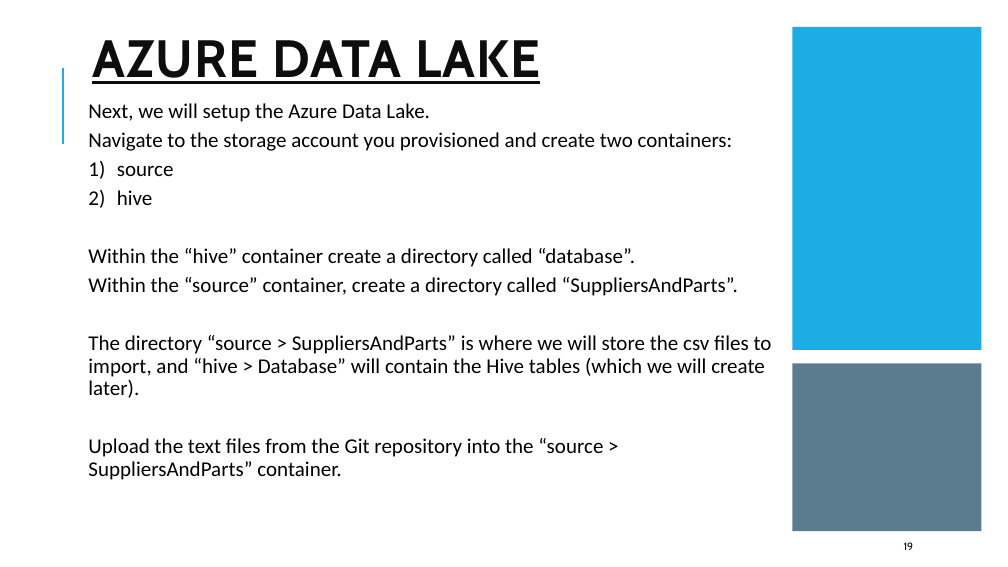
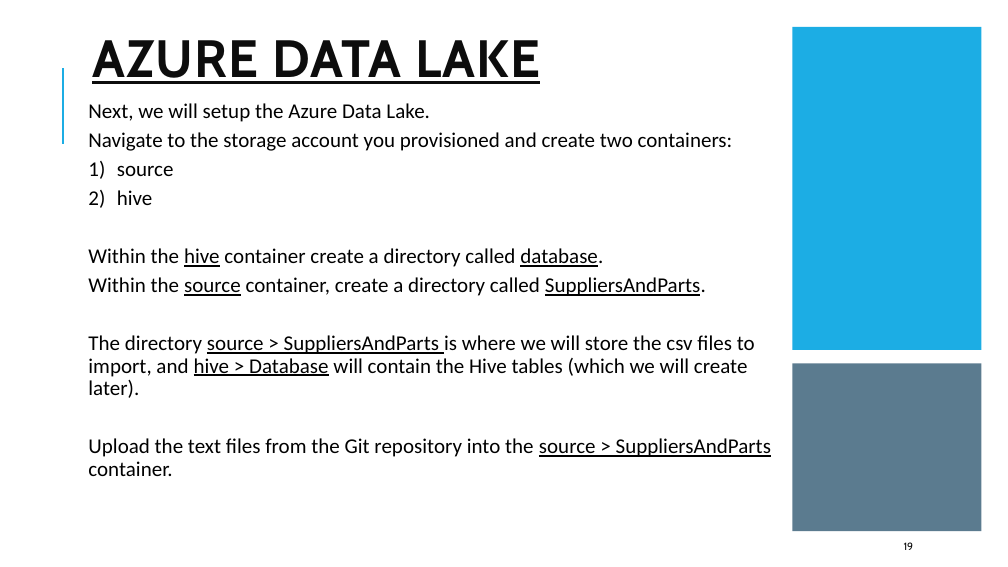
Before and after one commit to smpetersgithub/AdvancedSQLPuzzles, a slide deck: slide 19 of Suppliers and Parts Hive Demo/Azure Databricks Spark Hive Demo Powerpoint.pptx. Drawn at 1008x567 pixels with LibreOffice and Linux fonts; fonts in the diff are those of the drawing. Boxes give left, top, right and bottom in pixels: in the first picture for what was removed or moved away, otherwise in the second. Text is boxed around its words. In the diff, an @@ line names an element or a change of style, - is before the commit and + after.

```diff
--- a/Suppliers and Parts Hive Demo/Azure Databricks Spark Hive Demo Powerpoint.pptx
+++ b/Suppliers and Parts Hive Demo/Azure Databricks Spark Hive Demo Powerpoint.pptx
@@ text at (88, 248, 771, 476): text changed @@
-Within the “hive” container create a directory called “database”.
-Within the “source” container, create a directory called “SuppliersAndParts”.
-The directory “source > SuppliersAndParts” is where we will store the csv files to import, and “hive > Database” will contain the Hive tables (which we will create later).
-Upload the text files from the Git repository into the “source > SuppliersAndParts” container.
+Within the hive container create a directory called database.
+Within the source container, create a directory called SuppliersAndParts.
+The directory source > SuppliersAndParts is where we will store the csv files to import, and hive > Database will contain the Hive tables (which we will create later).
+Upload the text files from the Git repository into the source > SuppliersAndParts container.
```
Also in this commit, not shown: 41 other slides changed, 1 other file.
